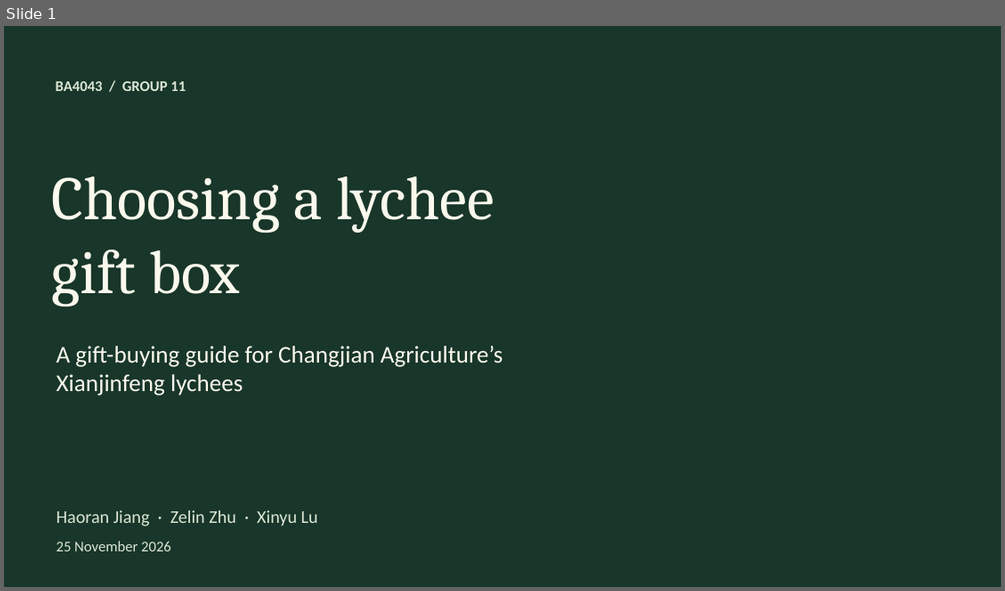
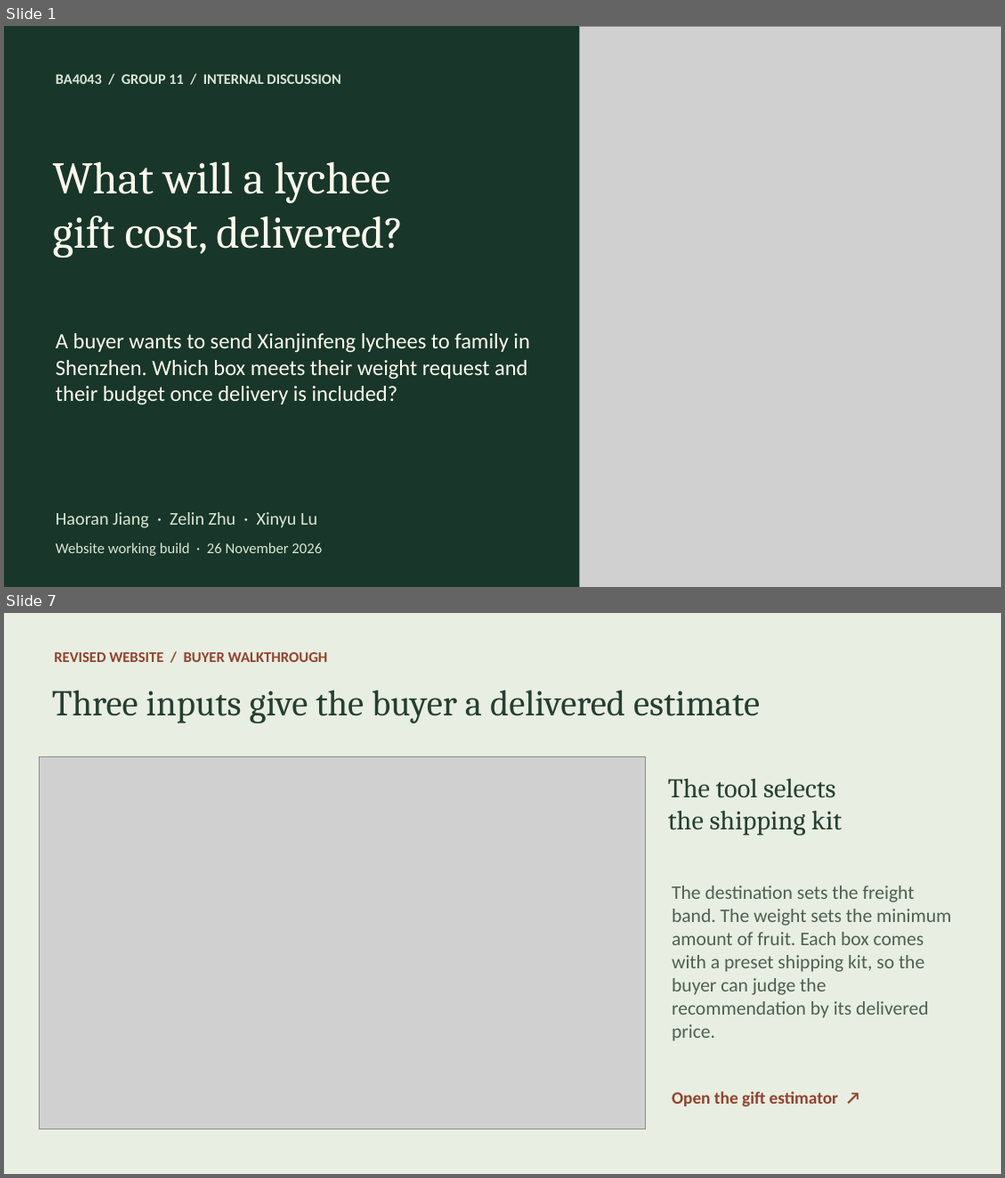
Before and after one commit to jiang4wqy/ba4043-changjian-lychee, a slide deck: 课堂展示.pptx. Shown one above the other, each under a label of ours: slide 1 before the commit, slides 1 and 7 after it; the slides between them are not shown. The pictures are 1005x591 and 1005x1178 pixels, drawn with LibreOffice and Linux fonts; fonts in the diff are those of the drawing; grey boxes stand for pictures; background and template pictures are left out. Boxes give left, top, right and bottom in pixels: in the first picture for what was removed or moved away, otherwise in the second. Text is boxed around its words. In the diff, an @@ line names an element or a change of style, - is before the commit and + after.

Commit message:
Sync delivered-price gift recommendations across the website and discussion slides

```diff
--- a/课堂展示.pptx
+++ b/课堂展示.pptx
@@ slide 7 added at bbox=[4, 613, 1001, 1174], background #E8EEE1 @@
@@ text added at bbox=[54, 652, 328, 662], 14.2 pt, text #91432F, bold @@
+REVISED WEBSITE / BUYER WALKTHROUGH
@@ text added at bbox=[52, 690, 760, 723], 35 pt, text #253F32 @@
+Three inputs give the buyer a delivered estimate
@@ picture added at bbox=[39, 756, 646, 1129] @@
@@ text added at bbox=[668, 779, 841, 835], 26 pt, text #253F32 @@
+The tool selects
+the shipping kit
@@ text added at bbox=[672, 885, 951, 1041], 18.5 pt, text #4D6053 @@
+The destination sets the freight band. The weight sets the minimum amount of fruit. Each box comes with a preset shipping kit, so the buyer can judge the recommendation by its delivered price.
@@ text added at bbox=[672, 1091, 838, 1107], 16.6 pt, text #91432F, bold @@
+Open the gift estimator ↗
@@ slide 1 changed as well @@
@@ picture added at bbox=[580, 26, 1001, 587] @@
@@ text at bbox=[56, 74, 340, 84]: text changed; size 14.2 to 14 pt @@
-BA4043 / GROUP 11
+BA4043 / GROUP 11 / INTERNAL DISCUSSION
@@ text at bbox=[53, 161, 403, 257]: text changed; size 59.2 to 43.5 pt @@
-Choosing a lychee
-gift box
+What will a lychee
+gift cost, delivered?
@@ vertical alignment middle to top in 5 elements at bbox=[56, 512, 317, 528], bbox=[56, 74, 340, 84], bbox=[53, 161, 403, 257], bbox=[56, 542, 322, 556], bbox=[56, 333, 530, 405] @@
@@ text at bbox=[56, 333, 530, 405]: text changed; size 23.2 to 21 pt @@
-A gift-buying guide for Changjian Agriculture’s Xianjinfeng lychees
+A buyer wants to send Xianjinfeng lychees to family in Shenzhen. Which box meets their weight request and their budget once delivery is included?
@@ text at bbox=[56, 542, 322, 556]: text changed @@
-25 November 2026
+Website working build · 26 November 2026
```
Also in this commit, not shown: 4 other slides changed, 6 other slides added, 5 slides removed, 15 other files.
